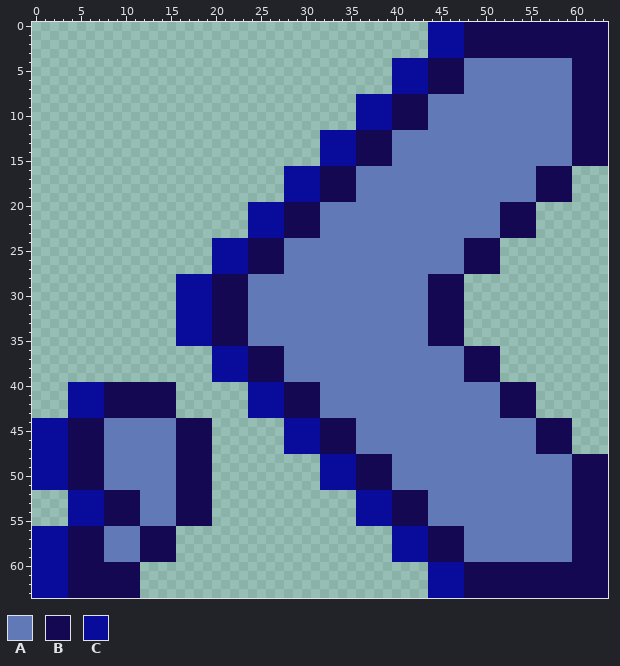
A pixel-art sprite gets an edit: logicGateGame/img/left_comma.png. The first picture shows the starting point.
The file is 64x64 pixels. Colours within 5 levels of each other are drawn and written as one.
Palette (. is transparent): A #6279b8  B #140852  C #090c9b
Pixels before (only the part around the change), first column x 0:
 0 ............................................CCCCBBBBBBBBBBBBBBBB
 1 ............................................CCCCBBBBBBBBBBBBBBBB
 2 ............................................CCCCBBBBBBBBBBBBBBBB
 3 ............................................CCCCBBBBBBBBBBBBBBBB
 4 ........................................CCCCBBBBAAAAAAAAAAAABBBB
 5 ........................................CCCCBBBBAAAAAAAAAAAABBBB
 6 ........................................CCCCBBBBAAAAAAAAAAAABBBB
 7 ........................................CCCCBBBBAAAAAAAAAAAABBBB
 8 ....................................CCCCBBBBAAAAAAAAAAAAAAAABBBB
 9 ....................................CCCCBBBBAAAAAAAAAAAAAAAABBBB
10 ....................................CCCCBBBBAAAAAAAAAAAAAAAABBBB
11 ....................................CCCCBBBBAAAAAAAAAAAAAAAABBBB
12 ................................CCCCBBBBAAAAAAAAAAAAAAAAAAAABBBB
13 ................................CCCCBBBBAAAAAAAAAAAAAAAAAAAABBBB
14 ................................CCCCBBBBAAAAAAAAAAAAAAAAAAAABBBB
15 ................................CCCCBBBBAAAAAAAAAAAAAAAAAAAABBBB
16 ............................CCCCBBBBAAAAAAAAAAAAAAAAAAAABBBB....
17 ............................CCCCBBBBAAAAAAAAAAAAAAAAAAAABBBB....
18 ............................CCCCBBBBAAAAAAAAAAAAAAAAAAAABBBB....
19 ............................CCCCBBBBAAAAAAAAAAAAAAAAAAAABBBB....
20 ........................CCCCBBBBAAAAAAAAAAAAAAAAAAAABBBB........
21 ........................CCCCBBBBAAAAAAAAAAAAAAAAAAAABBBB........
22 ........................CCCCBBBBAAAAAAAAAAAAAAAAAAAABBBB........
23 ........................CCCCBBBBAAAAAAAAAAAAAAAAAAAABBBB........
24 ....................CCCCBBBBAAAAAAAAAAAAAAAAAAAABBBB............
25 ....................CCCCBBBBAAAAAAAAAAAAAAAAAAAABBBB............
26 ....................CCCCBBBBAAAAAAAAAAAAAAAAAAAABBBB............
27 ....................CCCCBBBBAAAAAAAAAAAAAAAAAAAABBBB............
28 ................CCCCBBBBAAAAAAAAAAAAAAAAAAAABBBB................
29 ................CCCCBBBBAAAAAAAAAAAAAAAAAAAABBBB................
30 ................CCCCBBBBAAAAAAAAAAAAAAAAAAAABBBB................
31 ................CCCCBBBBAAAAAAAAAAAAAAAAAAAABBBB................
32 ................CCCCBBBBAAAAAAAAAAAAAAAAAAAABBBB................
33 ................CCCCBBBBAAAAAAAAAAAAAAAAAAAABBBB................
34 ................CCCCBBBBAAAAAAAAAAAAAAAAAAAABBBB................
35 ................CCCCBBBBAAAAAAAAAAAAAAAAAAAABBBB................
36 ....................CCCCBBBBAAAAAAAAAAAAAAAAAAAABBBB............
37 ....................CCCCBBBBAAAAAAAAAAAAAAAAAAAABBBB............
38 ....................CCCCBBBBAAAAAAAAAAAAAAAAAAAABBBB............
39 ....................CCCCBBBBAAAAAAAAAAAAAAAAAAAABBBB............
40 ....CCCCBBBBBBBB........CCCCBBBBAAAAAAAAAAAAAAAAAAAABBBB........
41 ....CCCCBBBBBBBB........CCCCBBBBAAAAAAAAAAAAAAAAAAAABBBB........
42 ....CCCCBBBBBBBB........CCCCBBBBAAAAAAAAAAAAAAAAAAAABBBB........
43 ....CCCCBBBBBBBB........CCCCBBBBAAAAAAAAAAAAAAAAAAAABBBB........
44 CCCCBBBBAAAAAAAABBBB........CCCCBBBBAAAAAAAAAAAAAAAAAAAABBBB....
45 CCCCBBBBAAAAAAAABBBB........CCCCBBBBAAAAAAAAAAAAAAAAAAAABBBB....
46 CCCCBBBBAAAAAAAABBBB........CCCCBBBBAAAAAAAAAAAAAAAAAAAABBBB....
47 CCCCBBBBAAAAAAAABBBB........CCCCBBBBAAAAAAAAAAAAAAAAAAAABBBB....
48 CCCCBBBBAAAAAAAABBBB............CCCCBBBBAAAAAAAAAAAAAAAAAAAABBBB
49 CCCCBBBBAAAAAAAABBBB............CCCCBBBBAAAAAAAAAAAAAAAAAAAABBBB
50 CCCCBBBBAAAAAAAABBBB............CCCCBBBBAAAAAAAAAAAAAAAAAAAABBBB
51 CCCCBBBBAAAAAAAABBBB............CCCCBBBBAAAAAAAAAAAAAAAAAAAABBBB
52 ....CCCCBBBBAAAABBBB................CCCCBBBBAAAAAAAAAAAAAAAABBBB
53 ....CCCCBBBBAAAABBBB................CCCCBBBBAAAAAAAAAAAAAAAABBBB
54 ....CCCCBBBBAAAABBBB................CCCCBBBBAAAAAAAAAAAAAAAABBBB
55 ....CCCCBBBBAAAABBBB................CCCCBBBBAAAAAAAAAAAAAAAABBBB
56 CCCCBBBBAAAABBBB........................CCCCBBBBAAAAAAAAAAAABBBB
57 CCCCBBBBAAAABBBB........................CCCCBBBBAAAAAAAAAAAABBBB
58 CCCCBBBBAAAABBBB........................CCCCBBBBAAAAAAAAAAAABBBB
59 CCCCBBBBAAAABBBB........................CCCCBBBBAAAAAAAAAAAABBBB
60 CCCCBBBBBBBB................................CCCCBBBBBBBBBBBBBBBB
61 CCCCBBBBBBBB................................CCCCBBBBBBBBBBBBBBBB
62 CCCCBBBBBBBB................................CCCCBBBBBBBBBBBBBBBB
63 CCCCBBBBBBBB................................CCCCBBBBBBBBBBBBBBBB
The same view after the edit:
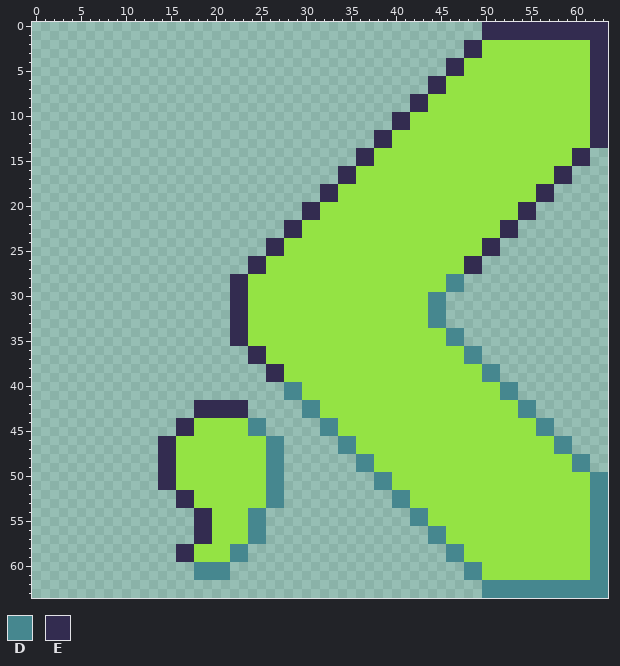
Colours new in this view: D #46878f  E #332c50
Edits made:
colour A: #6279b8 -> #94e344
Changed rows in their new state; - is a pixel that keeps its letter.
first column x 0:
 0 --------------------------------------------......EEEEEEEEEEEEEE
 1 --------------------------------------------......EEEEEEEEEEEEEE
 2 --------------------------------------------....EEAAAAAAAAAAAAEE
 3 --------------------------------------------....EEAAAAAAAAAAAAEE
 4 ----------------------------------------......EE------------AAEE
 5 ----------------------------------------......EE------------AAEE
 6 ----------------------------------------....EEAA------------AAEE
 7 ----------------------------------------....EEAA------------AAEE
 8 ------------------------------------......EE----------------AAEE
 9 ------------------------------------......EE----------------AAEE
10 ------------------------------------....EEAA----------------AAEE
11 ------------------------------------....EEAA----------------AAEE
12 --------------------------------......EE--------------------AAEE
13 --------------------------------......EE--------------------AAEE
14 --------------------------------....EEAA--------------------EE..
15 --------------------------------....EEAA--------------------EE..
16 ----------------------------......EE--------------------AAEE----
17 ----------------------------......EE--------------------AAEE----
18 ----------------------------....EEAA--------------------EE..----
19 ----------------------------....EEAA--------------------EE..----
20 ------------------------......EE--------------------AAEE--------
21 ------------------------......EE--------------------AAEE--------
22 ------------------------....EEAA--------------------EE..--------
23 ------------------------....EEAA--------------------EE..--------
24 --------------------......EE--------------------AAEE------------
25 --------------------......EE--------------------AAEE------------
26 --------------------....EEAA--------------------EE..------------
27 --------------------....EEAA--------------------EE..------------
28 ----------------......EE--------------------AADD----------------
29 ----------------......EE--------------------AADD----------------
30 ----------------......EE--------------------DD..----------------
31 ----------------......EE--------------------DD..----------------
32 ----------------......EE--------------------DD..----------------
33 ----------------......EE--------------------DD..----------------
34 ----------------......EE--------------------AADD----------------
35 ----------------......EE--------------------AADD----------------
36 --------------------....EEAA--------------------DD..------------
37 --------------------....EEAA--------------------DD..------------
38 --------------------......EE--------------------AADD------------
39 --------------------......EE--------------------AADD------------
40 ----............--------....DDAA--------------------DD..--------
41 ----............--------....DDAA--------------------DD..--------
42 ----............--EEEEEE......DD--------------------AADD--------
43 ----............--EEEEEE......DD--------------------AADD--------
44 ................EEAAAAAADD--....DDAA--------------------DD..----
45 ................EEAAAAAADD--....DDAA--------------------DD..----
46 ..............EEAAAAAAAAAADD......DD--------------------AADD----
47 ..............EEAAAAAAAAAADD......DD--------------------AADD----
48 ..............EEAAAAAAAAAADD----....DDAA--------------------DD..
49 ..............EEAAAAAAAAAADD----....DDAA--------------------DD..
50 ..............EEAAAAAAAAAADD----......DD--------------------AADD
51 ..............EEAAAAAAAAAADD----......DD--------------------AADD
52 ----............EEAAAAAAAADD--------....DDAA----------------AADD
53 ----............EEAAAAAAAADD--------....DDAA----------------AADD
54 ----..............EEAAAADD----------......DD----------------AADD
55 ----..............EEAAAADD----------......DD----------------AADD
56 ................--EEAAAADD--------------....DDAA------------AADD
57 ................--EEAAAADD--------------....DDAA------------AADD
58 ................EEAAAADD----------------......DD------------AADD
59 ................EEAAAADD----------------......DD------------AADD
60 ............------DDDD----------------------....DDAAAAAAAAAAAADD
61 ............------DDDD----------------------....DDAAAAAAAAAAAADD
62 ............--------------------------------......DDDDDDDDDDDDDD
63 ............--------------------------------......DDDDDDDDDDDDDD
